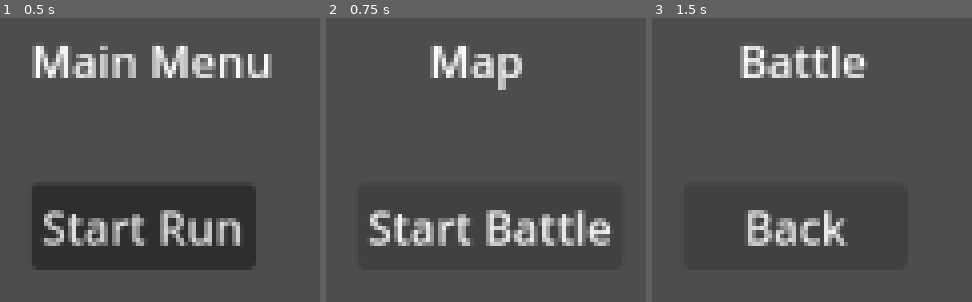
Above: before the commit, frames 1-3 (left to right).
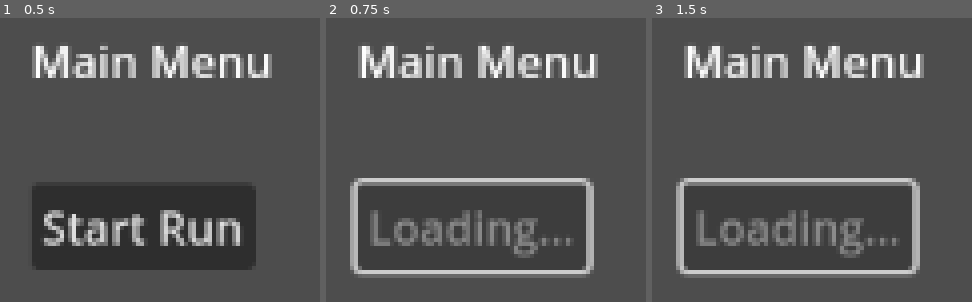
Above: after the commit, the same moments.

Repository: krickovix/turn-based-rpg
Game: Godot game, scene res://main_menu/main_menu.tscn
Same seed, same stepped clock (60 frames per second), same inputs: the game is played once before the commit and once after it.
Inputs (mouse positions are in pixels of both pictures, inside the frame that each line leads up to):
- Up to frame 1 (0.5 s): no input
- Up to frame 2 (0.75 s): click "Start Run" at 0.5 s
- Up to frame 3 (1.5 s): click (815, 225) at 1.25 s, where only the run before the commit has a clickable "Start Battle"

Frame 1 is identical in both runs. In frame 2, 17% of the frame differs, in the area x 7-89%, y 9-92%; in frame 3, 15%.

Commit message:
added game_state global script
ensured fetching the new configuration only happens once at the beginning of the run

Diff:
--- /dev/null
+++ b/client/nordeus-turn-rpg/autoloads/game_state.gd
@@ -0,0 +1,19 @@
+extends Node
+
+var run_config: Dictionary = {}
+
+var run_active: bool = false
+
+var level: int = 0
+
+
+func start_new_run(config: Dictionary) -> void:
+	run_config = config
+	run_active = true
+	level = 1
+
+
+func end_run() -> void:
+	run_config = {}
+	run_active = false
+	level = 0
--- a/client/nordeus-turn-rpg/main_menu/main_menu.gd
+++ b/client/nordeus-turn-rpg/main_menu/main_menu.gd
@@ -1,7 +1,33 @@
 extends Node2D
 
 const MAP_PATH = "res://map/map.tscn"
+const RUN_CONFIG_REQ_URL = "http://127.0.0.1:8000/run/new"
 
 
-func _on_button_pressed() -> void:
+func _on_start_button_pressed() -> void:
+	$StartButton.disabled = true
+	$StartButton.text = "Loading..."
+	fetch_run_config()
+
+func fetch_run_config() -> void:
+	var http = HTTPRequest.new()
+	add_child(http)
+	http.request_completed.connect(on_run_config_response)
+
+	var error = http.request(RUN_CONFIG_REQ_URL)
+	if(error != OK):
+		print("Failed to send request: ", error)
+
+
+func on_run_config_response(result, code, _headers, body) -> void:
+	if code != 200:
+		print("Server returned status ", code)
+		return
+
+	var json = JSON.parse_string(body.get_string_from_utf8())
+	if json == null:
+		print("Failed to parse JSON")
+		return
+
+	GameState.start_new_run(json)
 	get_tree().change_scene_to_file(MAP_PATH)
--- a/client/nordeus-turn-rpg/main_menu/main_menu.tscn
+++ b/client/nordeus-turn-rpg/main_menu/main_menu.tscn
@@ -14,11 +14,11 @@
 horizontal_alignment = 1
 vertical_alignment = 1
 
-[node name="Button" type="Button" parent="."]
+[node name="StartButton" type="Button" parent="."]
 offset_left = 536.0
 offset_top = 360.0
 offset_right = 617.0
 offset_bottom = 391.0
 text = "Start Run"
 
-[connection signal="pressed" from="Button" to="." method="_on_button_pressed"]
+[connection signal="pressed" from="StartButton" to="." method="_on_start_button_pressed"]
--- a/client/nordeus-turn-rpg/map/map.gd
+++ b/client/nordeus-turn-rpg/map/map.gd
@@ -1,25 +1,9 @@
 extends Node2D
 
 const BATTLE_PATH = "res://battle/battle.tscn"
-const RUN_CONFIG_REQ_URL = "http://localhost:8000/run/new"
-
 
 func _ready() -> void:
-	request_run_config()
-
+	print("Map opened, run config: ", GameState.run_config)
 
 func _on_button_pressed() -> void:
 	get_tree().change_scene_to_file(BATTLE_PATH)
-
-
-func request_run_config() -> void:
-	var http = HTTPRequest.new()
-	print("SENT")
-	add_child(http)
-	http.request_completed.connect(_on_response)
-	http.request(RUN_CONFIG_REQ_URL)
-
-
-func _on_response(_result, _code, _headers, body) -> void:
-	print("HERE")
-	print(body.get_string_from_utf8())
--- a/client/nordeus-turn-rpg/project.godot
+++ b/client/nordeus-turn-rpg/project.godot
@@ -15,6 +15,10 @@
 config/features=PackedStringArray("4.5", "Mobile")
 config/icon="res://icon.svg"
 
+[autoload]
+
+GameState="*res://autoloads/game_state.gd"
+
 [rendering]
 
 renderer/rendering_method="mobile"
Not shown, added: client/nordeus-turn-rpg/autoloads/game_state.gd.uid
